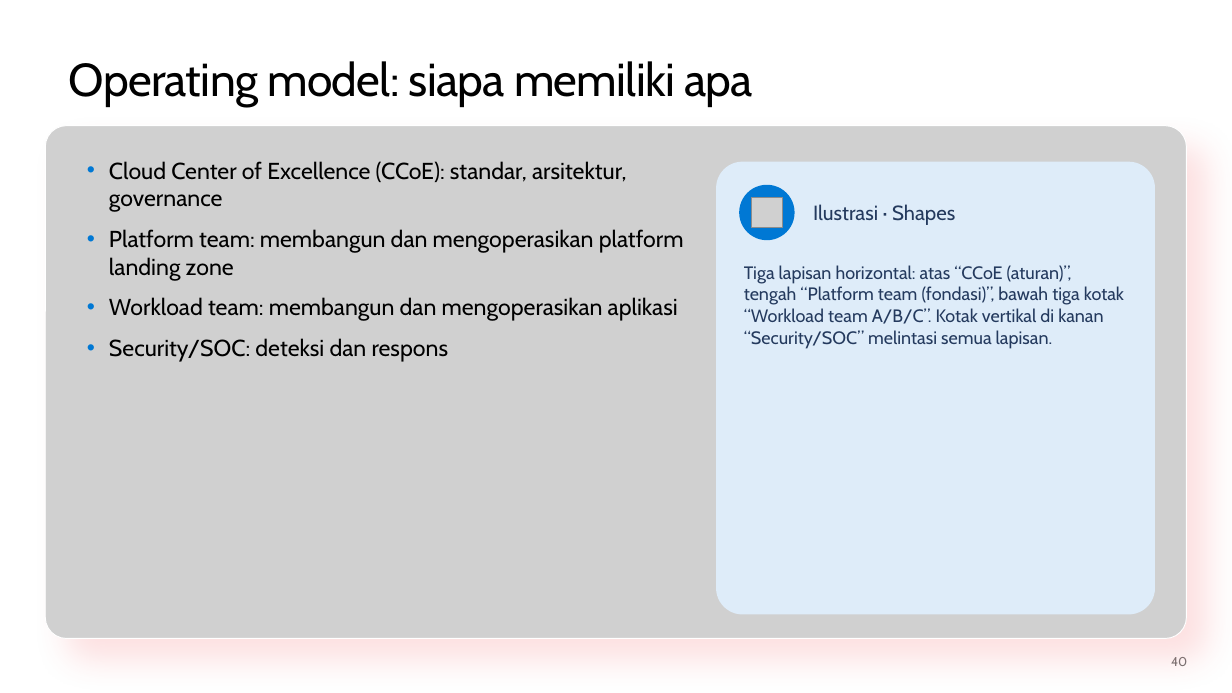
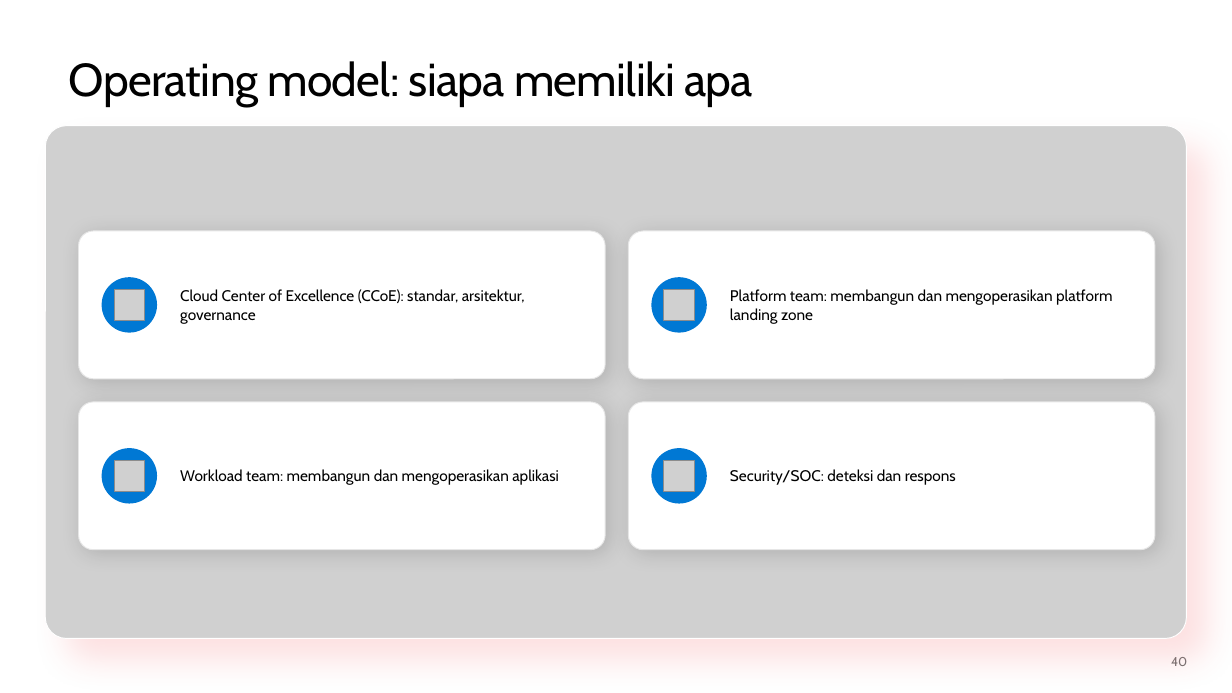
Before and after one commit to medisa-aris/azure-landing-zone-training, a slide deck: slide 40 of slides/pptx/slide_day02_govern-before-you-build.pptx. Drawn at 1232x693 pixels with LibreOffice and Linux fonts; fonts in the diff are those of the drawing; grey boxes stand for pictures; background and template pictures are left out. Boxes give left, top, right and bottom in pixels: in the first picture for what was removed or moved away, otherwise in the second. Text is boxed around its words. In the diff, an @@ line names an element or a change of style, - is before the commit and + after.

```diff
--- a/slides/pptx/slide_day02_govern-before-you-build.pptx
+++ b/slides/pptx/slide_day02_govern-before-you-build.pptx
@@ text removed at [109,161,684,362] @@
-• Cloud Center of Excellence (CCoE): standar, arsitektur, governance
-• Platform team: membangun dan mengoperasikan platform landing zone
-• Workload team: membangun dan mengoperasikan aplikasi
-• Security/SOC: deteksi dan respons
@@ rounded rectangle removed at [716,162,1155,615] @@
@@ picture removed at [751,197,782,227] @@
@@ text removed at [813,204,955,225] @@
-Ilustrasi · Shapes
@@ rounded rectangle added at [79,231,605,379], fill #FFFFFF, outline #E6E6E6 0.75 pt @@
@@ rounded rectangle added at [628,231,1155,379], fill #FFFFFF, outline #E6E6E6 0.75 pt @@
@@ text removed at [744,265,1124,349] @@
-Tiga lapisan horizontal: atas “CCoE (aturan)”, tengah “Platform team (fondasi)”, bawah tiga kotak “Workload team A/B/C”. Kotak vertikal di kanan “Security/SOC” melintasi semua lapisan.
@@ ellipse added at [102,277,157,333], fill #0078D4 @@
@@ picture added at [115,289,145,320] @@
@@ text added at [180,289,525,324], 12 pt, text #000000 @@
+Cloud Center of Excellence (CCoE): standar, arsitektur, governance
@@ ellipse: place and size @@
-ellipse at [739,185,795,240]
+ellipse at [652,277,707,333]
@@ picture added at [664,289,694,320] @@
@@ text added at [730,289,1112,324], 12 pt, text #000000 @@
+Platform team: membangun dan mengoperasikan platform landing zone
@@ rounded rectangle added at [79,402,605,550], fill #FFFFFF, outline #E6E6E6 0.75 pt @@
@@ rounded rectangle added at [628,402,1155,550], fill #FFFFFF, outline #E6E6E6 0.75 pt @@
@@ ellipse added at [102,448,157,504], fill #0078D4 @@
@@ ellipse added at [652,448,707,504], fill #0078D4 @@
@@ picture added at [115,460,145,491] @@
@@ text added at [180,469,559,485], 12 pt, text #000000 @@
+Workload team: membangun dan mengoperasikan aplikasi
@@ picture added at [664,460,694,491] @@
@@ text added at [730,469,956,485], 12 pt, text #000000 @@
+Security/SOC: deteksi dan respons
```
Also in this commit, not shown: 45 other slides changed, 7 other files.
